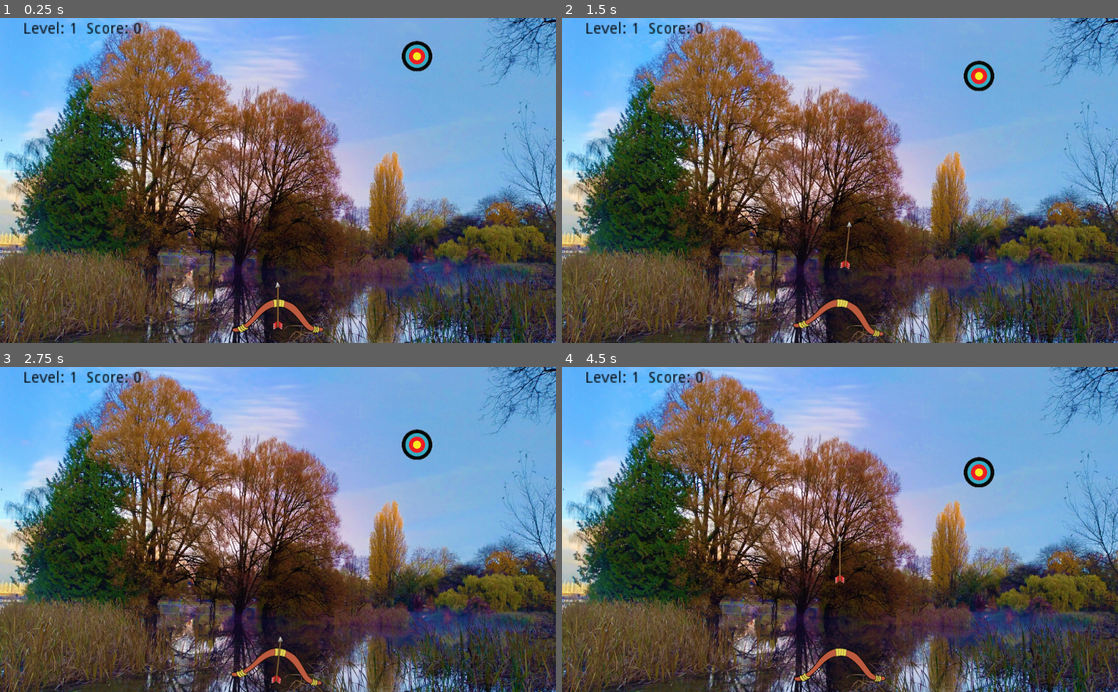
Above: before the commit, frames 1-4 (two rows, left to right).
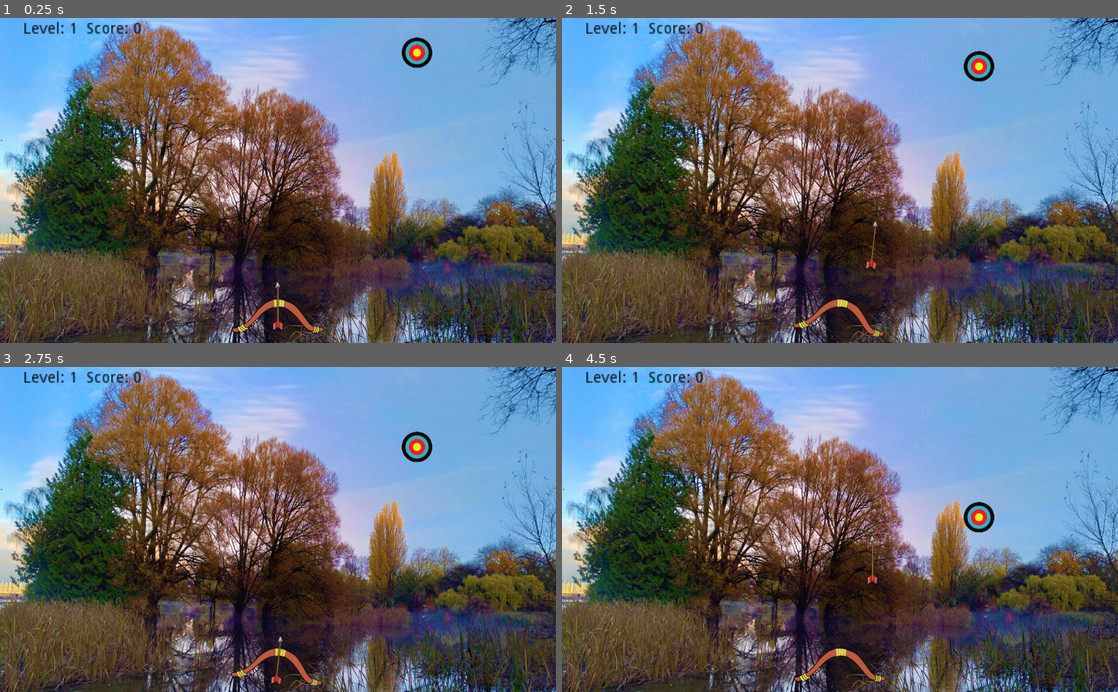
Above: after the commit, the same moments.

Repository: AlbertoPachecoDev/MovingTargetGame
Game: Godot game, scene res://Level.tscn
Same seed, same stepped clock (60 frames per second), same inputs: the game is played once before the commit and once after it. Sound files missing from this copy of the repository are replaced by a short silence.
Inputs:
- Up to frame 1 (0.25 s): no input
- Up to frame 2 (1.5 s): hold Right (ui_right) 0.53-1.28 s; hold Space (ui_select) 0.53-1.28 s; hold Left (ui_left) from 1.28 s (still down); tap Space (ui_select) at 1.35 s
- Up to frame 3 (2.75 s): tap Space (ui_select) at 1.52, 1.82 s; release Left (ui_left) at 2.03 s; hold Right (ui_right) from 2.03 s (still down); hold Space (ui_select) from 2.03 s (still down)
- Up to frame 4 (4.5 s): release Space (ui_select) at 2.78 s; tap Space (ui_select) at 2.85, 3.02, 3.32, 4.35 s; release Right (ui_right) at 3.53 s; hold Space (ui_select) 3.53-4.28 s; hold Left (ui_left) from 3.53 s (still down)

The runs differ from the first frame. In frame 1, 0.4% of the frame differs, in the area x 72-78%, y 5-17%; in frame 2, 0.7%; in frame 3, 0.3%; in frame 4, 1.0%, in the area x 49-78%, y 27-67%.

Commit message:
ver. 2D Physics
Issue: no detecta colisiones y no impulsa (dispara) flecha

Diff:
--- a/Target.gd
+++ b/Target.gd
@@ -2,7 +2,7 @@
 
 # Falling Particles: https://www.youtube.com/watch?v=lmzjiMh6LLs
 
-extends Area2D
+extends RigidBody2D
 
 signal target_signal(id)
 
@@ -13,18 +13,24 @@
 var speed
 
 func _ready():
+	var tam = $sprite.get_scale()
 	speed = Vector2(0, Global.Rnd.randf_range(MIN_SPEED, MAX_SPEED - 2 * Global.Level)) # falling speed
-	set_process(true)
+	#set_process(true)
+	$efecto.interpolate_property($sprite, 'scale', tam, 1.25 * tam, 0.3, Tween.TRANS_ELASTIC, Tween.EASE_OUT)
+	$efecto.interpolate_property($sprite, 'modulate:a', 1, 0, 0.4, Tween.TRANS_QUAD, Tween.EASE_IN_OUT)
 
-func _process(delta):
-	position += speed * delta
+#func _process(delta):
+#	position += speed * delta
 
 func end():
+	$efecto.start()
 	emit_signal("target_signal", id)
-	queue_free()
 
 func _on_VisibilityNotifier2D_screen_exited():
 	end()
 
 func _on_Target_area_entered(_area):
 	end() # collision
+
+func _on_efecto_tween_completed(_object, _key):
+	queue_free()
--- a/Target.tscn
+++ b/Target.tscn
@@ -6,9 +6,9 @@
 [sub_resource type="CircleShape2D" id=1]
 radius = 27.0185
 
-[node name="Target" type="Area2D"]
+[node name="Target" type="RigidBody2D"]
 collision_mask = 2
-input_pickable = false
+gravity_scale = 0.25
 script = ExtResource( 1 )
 __meta__ = {
 "_edit_group_": true
@@ -22,5 +22,7 @@
 
 [node name="exit_screen" type="VisibilityNotifier2D" parent="."]
 
-[connection signal="area_entered" from="." to="." method="_on_Target_area_entered"]
+[node name="efecto" type="Tween" parent="."]
+
 [connection signal="screen_exited" from="exit_screen" to="." method="_on_VisibilityNotifier2D_screen_exited"]
+[connection signal="tween_completed" from="efecto" to="." method="_on_efecto_tween_completed"]
--- a/arrow.gd
+++ b/arrow.gd
@@ -1,6 +1,6 @@
 # arrow.gd
 
-extends Area2D
+extends KinematicBody2D
 
 signal arrow_fired()
 signal arrow_out()
@@ -14,10 +14,18 @@
 var speed
 
 func _ready():
-	set_process(false)
+	pass
+	#set_process(false)
+	#gravity_scale = 0.0 # remove gravity force!
 
-func _process(delta):
-	position.y += speed * delta
+#func _process(delta):
+#	position.y += speed * delta # Can't set position!!
+
+func _physics_process(delta):
+	if shoot:
+		var movement = speed * delta
+		if move_and_collide(movement):
+			print("chocaron!")
 
 func reset():
 	emit_signal("arrow_out") # sale flecha pantalla o si dio en el target
@@ -28,10 +36,10 @@
 func _input(_event):
 	if shoot: return
 	if Input.is_action_just_released("ui_select"):
-		speed = MAX_SPEED * sqrt(MAX_FORCE-(max_y-position.y)+1)
+		speed = Vector2(300,MAX_SPEED * sqrt(MAX_FORCE-(max_y-position.y)+1))
 		shoot = true
 		emit_signal("arrow_fired")
-		set_process(true)
+		#set_process(true)
 		$shoot.play()
 	elif Input.is_action_pressed("ui_select"):
 		if position.y <= max_y:
--- a/arrow.tscn
+++ b/arrow.tscn
@@ -8,9 +8,8 @@
 [sub_resource type="RectangleShape2D" id=1]
 extents = Vector2( 6, 16 )
 
-[node name="arrow" type="Area2D"]
+[node name="arrow" type="KinematicBody2D"]
 collision_layer = 2
-input_pickable = false
 script = ExtResource( 3 )
 
 [node name="sprite" type="Sprite" parent="."]
@@ -39,6 +38,5 @@
 scale = Vector2( 1, 0.75 )
 rect = Rect2( -10, -10, 16, 17 )
 
-[connection signal="area_entered" from="." to="." method="_on_arrow_area_entered"]
 [connection signal="finished" from="hit" to="." method="_on_hit_finished"]
 [connection signal="screen_exited" from="exit_screen" to="." method="_on_VisibilityNotifier2D_screen_exited"]
